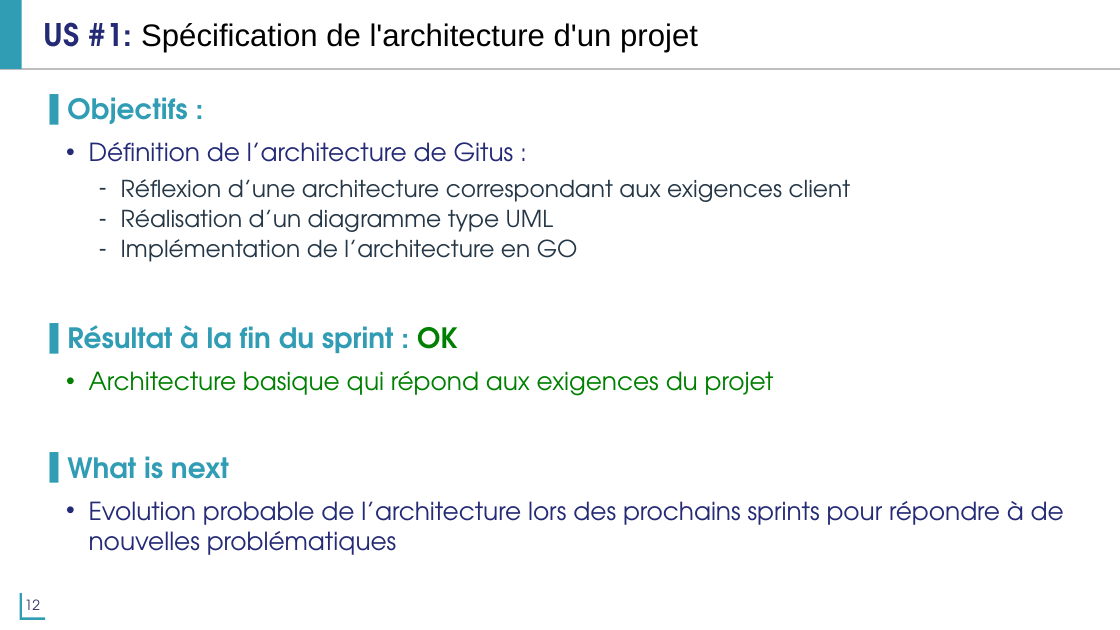
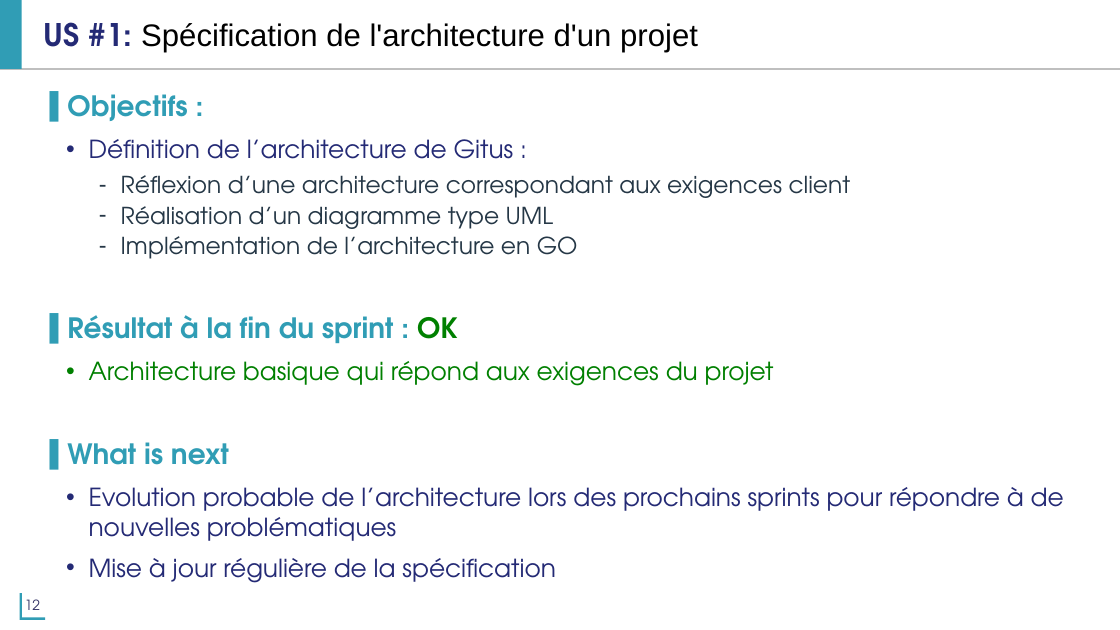
Before and after one commit to abuan/gitus, a slide deck: slide 12 of doc/Gitus_project_sprint_1.pptx. Drawn at 1120x630 pixels with LibreOffice and Linux fonts; fonts in the diff are those of the drawing; background and template pictures are left out. Boxes give left, top, right and bottom in pixels: in the first picture for what was removed or moved away, otherwise in the second. Text is boxed around its words. In the diff, an @@ line names an element or a change of style, - is before the commit and + after.

Commit message:
Ajout diapo final sprint review

```diff
--- a/doc/Gitus_project_sprint_1.pptx
+++ b/doc/Gitus_project_sprint_1.pptx
@@ text at (x1=67, y1=94, x2=458, y2=465): line spacing 1 to 0.9 @@
@@ text at (x1=89, y1=558, x2=555, y2=583): paragraph added @@
+  • Mise à jour régulière de la spécification
```
Also in this commit, not shown: 9 other slides changed, 1 slide removed.
